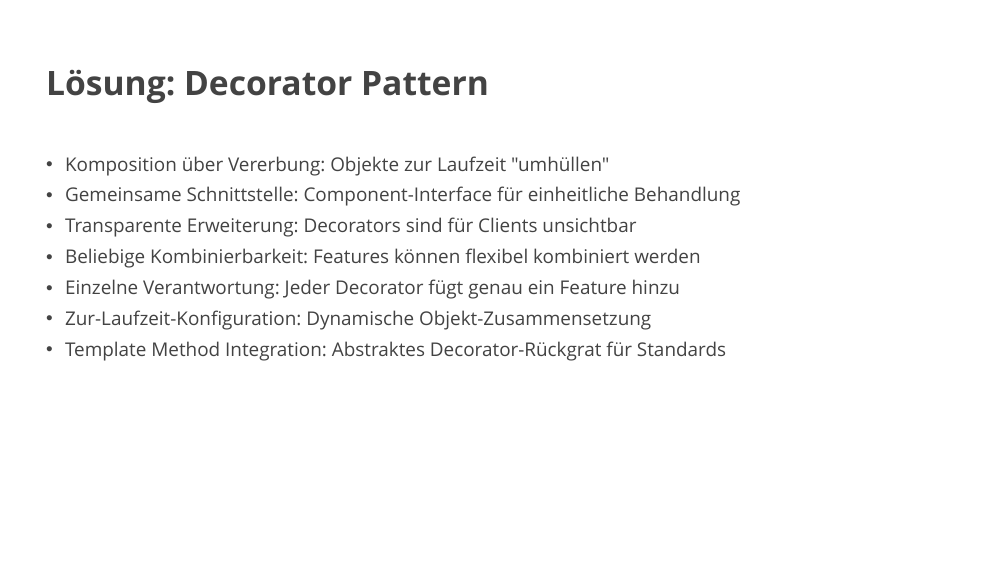
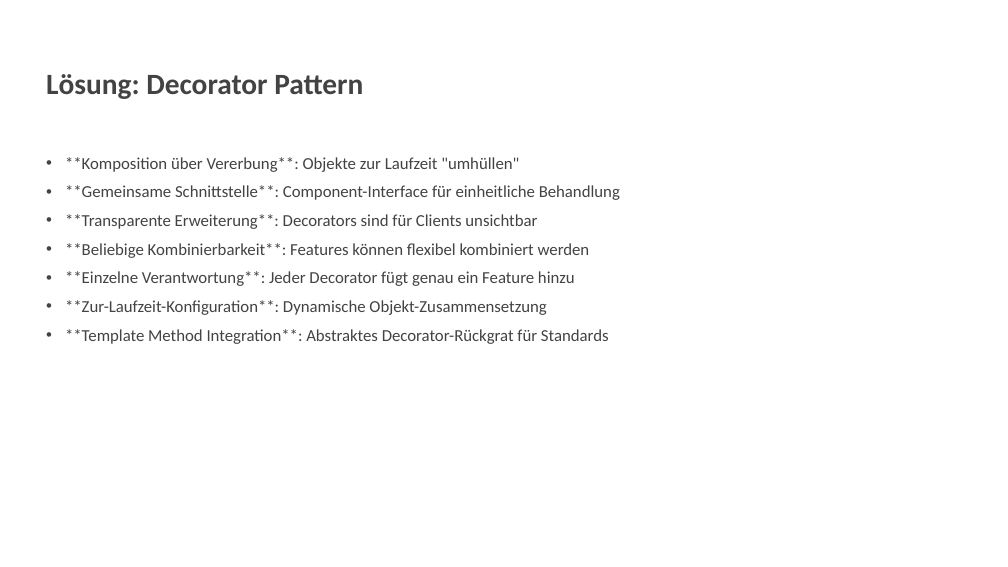
Before and after one commit to vanillacore-net/september-2025-telekom-training, a slide deck: slide 4 of presentations/powerpoint/block2-presentation.pptx. Drawn at 1008x567 pixels with LibreOffice and Linux fonts; fonts in the diff are those of the drawing; background and template pictures are left out. Boxes give left, top, right and bottom in pixels: in the first picture for what was removed or moved away, otherwise in the second. Text is boxed around its words. In the diff, an @@ line names an element or a change of style, - is before the commit and + after.

```diff
--- a/presentations/powerpoint/block2-presentation.pptx
+++ b/presentations/powerpoint/block2-presentation.pptx
@@ title "Lösung: Decorator Pattern" at (46, 74, 363, 99): size 32 to 28 pt, font Open Sans to Calibri @@
@@ text at (65, 157, 620, 344): text changed; size 18 to 16 pt; font Open Sans to Calibri @@
-• Komposition über Vererbung: Objekte zur Laufzeit "umhüllen"
-• Gemeinsame Schnittstelle: Component-Interface für einheitliche Behandlung
-• Transparente Erweiterung: Decorators sind für Clients unsichtbar
-• Beliebige Kombinierbarkeit: Features können flexibel kombiniert werden
-• Einzelne Verantwortung: Jeder Decorator fügt genau ein Feature hinzu
-• Zur-Laufzeit-Konfiguration: Dynamische Objekt-Zusammensetzung
-• Template Method Integration: Abstraktes Decorator-Rückgrat für Standards
+• **Komposition über Vererbung**: Objekte zur Laufzeit "umhüllen"
+• **Gemeinsame Schnittstelle**: Component-Interface für einheitliche Behandlung
+• **Transparente Erweiterung**: Decorators sind für Clients unsichtbar
+• **Beliebige Kombinierbarkeit**: Features können flexibel kombiniert werden
+• **Einzelne Verantwortung**: Jeder Decorator fügt genau ein Feature hinzu
+• **Zur-Laufzeit-Konfiguration**: Dynamische Objekt-Zusammensetzung
+• **Template Method Integration**: Abstraktes Decorator-Rückgrat für Standards
```
Also in this commit, not shown: 12 other slides changed, 11 slides added, 11 slides removed.
